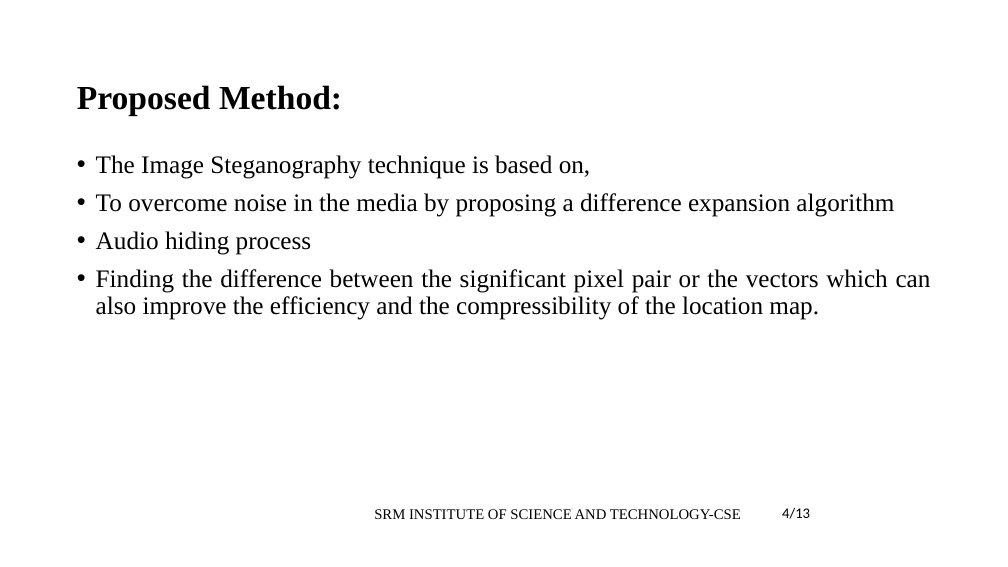
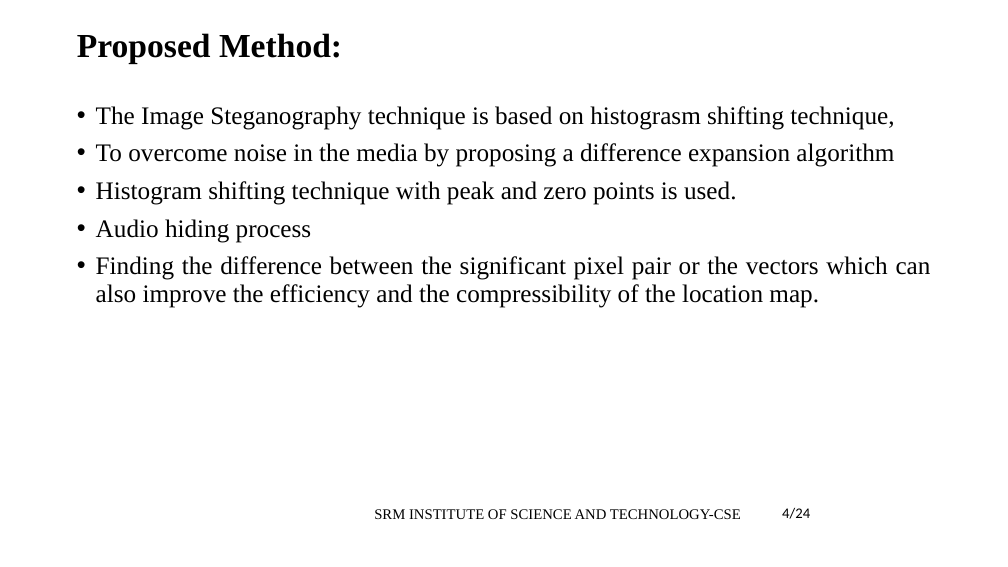
Before and after one commit to akhilmantha/Reverse-Data-Hiding-Using-Histogram-Comparison-And-MPE-Predictors, a slide deck: slide 4 of Research/Presentation/ppt (11) (1).pptx. Drawn at 1008x567 pixels with LibreOffice and Linux fonts; fonts in the diff are those of the drawing. Boxes give left, top, right and bottom in pixels: in the first picture for what was removed or moved away, otherwise in the second. Text is boxed around its words. In the diff, an @@ line names an element or a change of style, - is before the commit and + after.

```diff
--- a/Research/Presentation/ppt (11) (1).pptx
+++ b/Research/Presentation/ppt (11) (1).pptx
@@ title "Proposed Method:" moved from (x1=77, y1=85, x2=342, y2=116) to (x1=77, y1=33, x2=342, y2=63) @@
@@ text "The Image Steganography technique is ..." moved from (x1=96, y1=155, x2=931, y2=320) to (x1=96, y1=106, x2=931, y2=308) @@
@@ text at (x1=96, y1=106, x2=894, y2=130): text changed @@
-• The Image Steganography technique is based on,
+• The Image Steganography technique is based on histograsm shifting technique,
@@ text at (x1=96, y1=181, x2=736, y2=205): paragraph added @@
+• Histogram shifting technique with peak and zero points is used.
@@ text at (x1=782, y1=508, x2=810, y2=519): text changed @@
-4/13
+4/24
```
Also in this commit, not shown: 18 other slides changed, 5 slides added, 3 slides removed.
